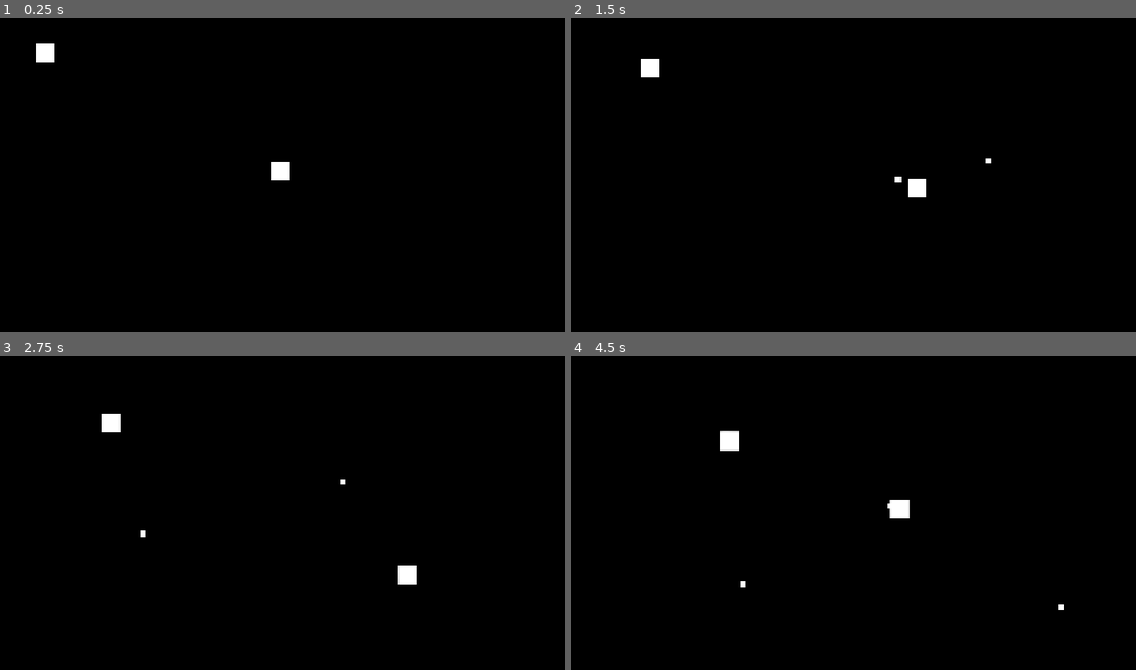
Above: before the commit, frames 1-4 (two rows, left to right).
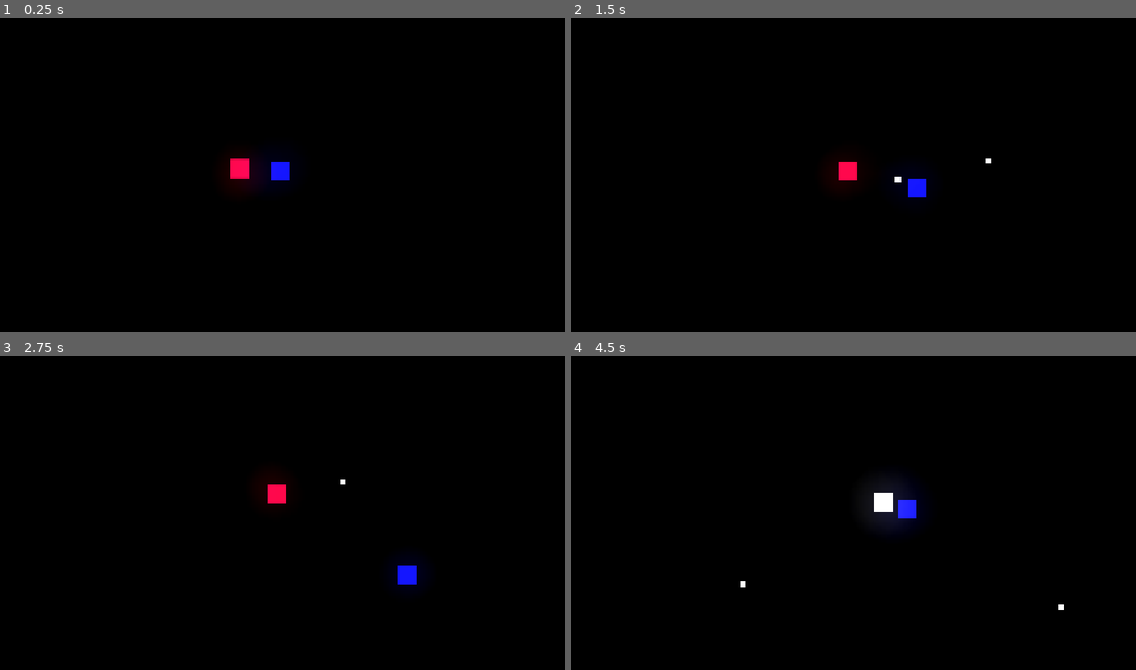
Above: after the commit, the same moments.

Repository: 54G45/top_down_shooter
Game: Godot game, scene res://scenes/arena.tscn
Same seed, same stepped clock (60 frames per second), same inputs: the game is played once before the commit and once after it.
Inputs (mouse positions are in pixels of both pictures, inside the frame that each line leads up to):
- Up to frame 1 (0.25 s): no input
- Up to frame 2 (1.5 s): move the mouse to (977, 162) at 0.52 s; hold D (mover_direita) 0.53-1.28 s; click (977, 162) at 0.6 s; move the mouse to (740, 193) at 1.27 s; hold S (mover_baixo) from 1.28 s (still down); click (740, 193) at 1.35 s
- Up to frame 3 (2.75 s): move the mouse to (339, 443) at 2.02 s; release S (mover_baixo) at 2.03 s; hold D (mover_direita) from 2.03 s (still down); click (339, 443) at 2.1 s
- Up to frame 4 (4.5 s): move the mouse to (825, 578) at 2.77 s; release D (mover_direita) at 2.78 s; hold W (mover_cima) 2.78-3.53 s; click (825, 578) at 2.85 s; move the mouse to (1023, 563) at 3.52 s; hold A (mover_esquerda) from 3.53 s (still down); click (1023, 563) at 3.6 s; move the mouse to (684, 465) at 4.27 s; click (684, 465) at 4.35 s

The runs differ from the first frame. In frame 1, 0.7% of the frame differs, in the area x 6-52%, y 8-54%; in frame 2, 0.6%; in frame 3, 0.7%; in frame 4, 1.2%, in the area x 26-62%, y 23-56%.

Commit message:
inimigo brilha, e muda de cor ao ser atingido

Diff:
--- a/entities/enemy.tscn
+++ b/entities/enemy.tscn
@@ -7,10 +7,13 @@
 size = Vector2(62, 62)
 
 [node name="enemy" type="CharacterBody2D" groups=["enemies"]]
+modulate = Color(0.971443, 0.22714, 0.531268, 1)
 script = ExtResource("1_pqhw6")
 
 [node name="square" type="Sprite2D" parent="."]
+modulate = Color(0.971443, 0.22714, 0.531268, 1)
 texture = ExtResource("2_b4nis")
 
 [node name="collision" type="CollisionShape2D" parent="."]
+visible = false
 shape = SubResource("RectangleShape2D_4gyqm")
--- a/entities/player.tscn
+++ b/entities/player.tscn
@@ -10,6 +10,7 @@
 script = ExtResource("1_g4vuw")
 
 [node name="square" type="Sprite2D" parent="."]
+modulate = Color(0.0901961, 0.0980392, 1, 1)
 texture = ExtResource("1_6n3k8")
 
 [node name="collision" type="CollisionShape2D" parent="."]
--- a/scenes/arena.tscn
+++ b/scenes/arena.tscn
@@ -1,8 +1,14 @@
-[gd_scene load_steps=4 format=3 uid="uid://b7gifh7hjg6p6"]
+[gd_scene load_steps=5 format=3 uid="uid://b7gifh7hjg6p6"]
 
 [ext_resource type="PackedScene" uid="uid://byml2j0gml5t7" path="res://entities/player.tscn" id="1_wl4x5"]
 [ext_resource type="PackedScene" uid="uid://b4htuu1ecl7is" path="res://prefabs/bullet.tscn" id="2_olpmc"]
 [ext_resource type="PackedScene" uid="uid://dj6w2f380b35p" path="res://entities/enemy.tscn" id="3_olpmc"]
+
+[sub_resource type="Environment" id="Environment_olpmc"]
+background_mode = 3
+glow_enabled = true
+glow_intensity = 2.0
+glow_bloom = 0.5
 
 [node name="arena" type="Node2D"]
 
@@ -11,4 +17,7 @@
 bullet_scene = ExtResource("2_olpmc")
 
 [node name="enemy" parent="." instance=ExtResource("3_olpmc")]
-position = Vector2(129, 105)
+position = Vector2(788, 510)
+
+[node name="WorldEnvironment" type="WorldEnvironment" parent="."]
+environment = SubResource("Environment_olpmc")
--- a/script/bullet.gd
+++ b/script/bullet.gd
@@ -17,3 +17,4 @@
 func _on_body_entered(body: Node2D) -> void:
 	if body.is_in_group("enemies"):
 		body.take_damage(1, global_position)
+		self.queue_free()
--- a/script/enemy.gd
+++ b/script/enemy.gd
@@ -1,16 +1,18 @@
 extends CharacterBody2D
 
-@onready var square:  Sprite2D = $square
+@onready var square :  Sprite2D = $square
 @export var move_speed : float = 100.0
 @export var health : int = 3
 
 var direction : Vector2 = Vector2.ZERO
 var player = null
+var original_color : = Color.WHITE
 var knockback_velocity: Vector2 = Vector2.ZERO
 var knockback_decay: float = 800.0
 
 func _ready() -> void:
 	player = Global.player
+	original_color =  square.modulate
 
 func _physics_process(delta: float) -> void:
 	if knockback_velocity.length() > 1:
@@ -21,17 +23,21 @@
 		if player:
 			direction = global_position.direction_to(player.global_position)
 			velocity = direction * move_speed
-
-
 	move_and_slide()
 
 func apply_knockback(force: Vector2):
 	knockback_velocity = force
 
+func hit_flash():
+	square.modulate = Color(5.0, 5.0, 5.0)
+	await get_tree().create_timer(0.1).timeout
+	square.modulate = original_color
+
 func take_damage(amount: int, _source_position: Vector2):
 	health -= amount
 	var knockback_dir = (global_position - _source_position).normalized()
-	apply_knockback(knockback_dir * 600)
+	apply_knockback(knockback_dir * 300)
+	hit_flash()
 	if health <= 0:
 		queue_free()
 	print("enemy health is: " + str(health))
